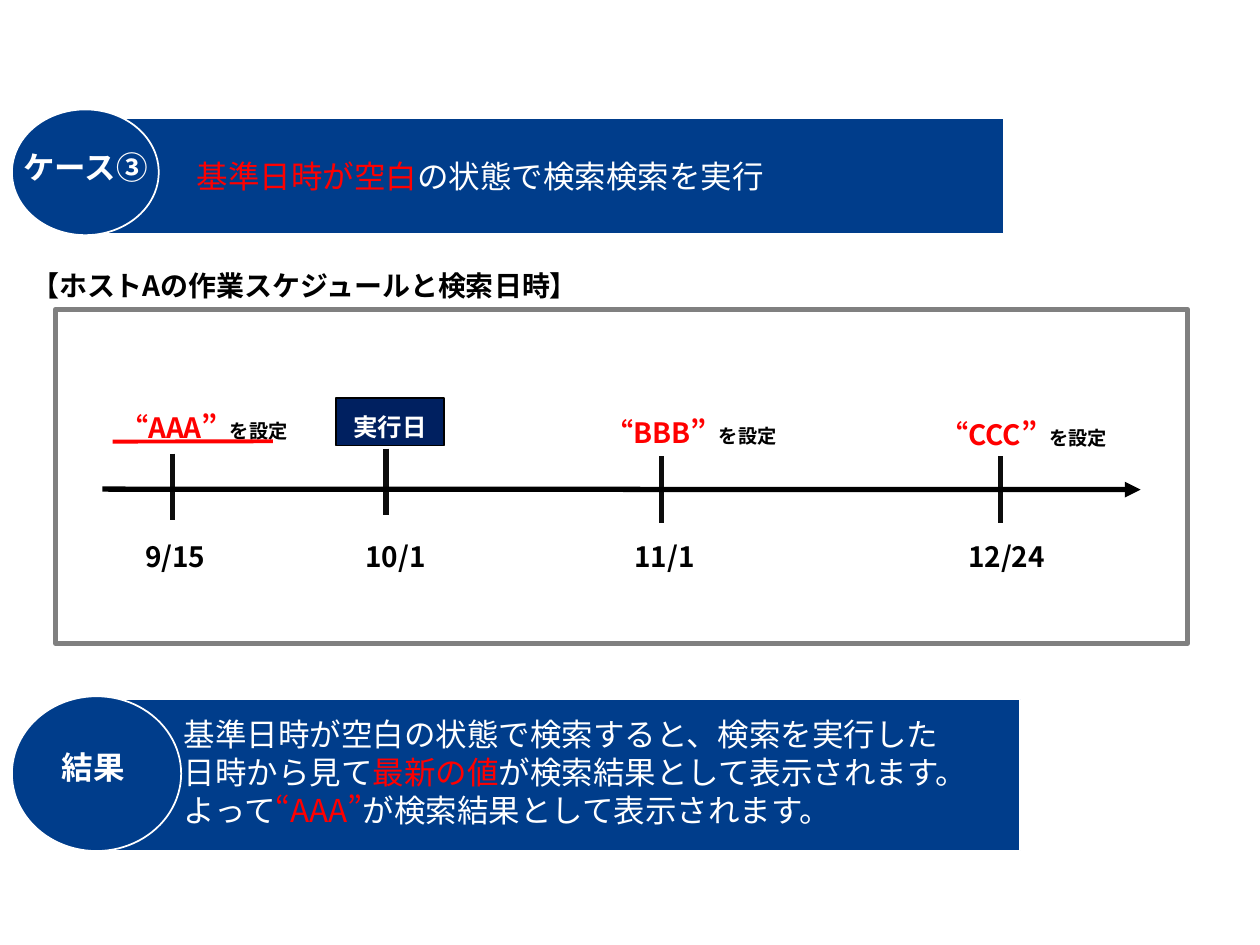
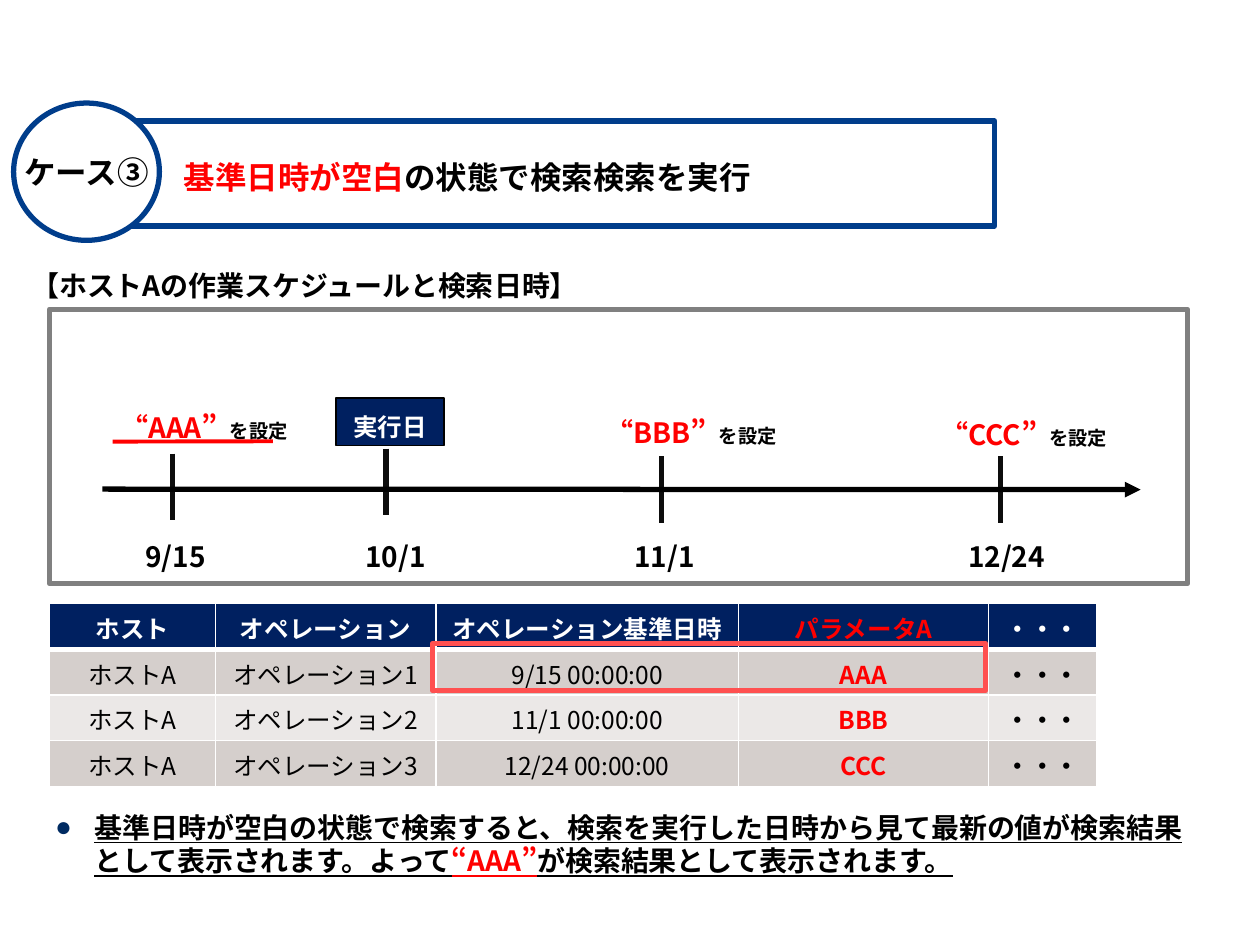
Before and after one commit to exastro-suite/it-automation-docs, a slide deck: slide 35 of asset/Learn_ja/ITA-hg-ps_classroom_lecture_ja.pptx. Drawn at 1260x945 pixels with LibreOffice and Linux fonts; fonts in the diff are those of the drawing; background and template pictures are left out. Boxes give left, top, right and bottom in pixels: in the first picture for what was removed or moved away, otherwise in the second. Text is boxed around its words. In the diff, an @@ line names an element or a change of style, - is before the commit and + after.

```diff
--- a/asset/Learn_ja/ITA-hg-ps_classroom_lecture_ja.pptx
+++ b/asset/Learn_ja/ITA-hg-ps_classroom_lecture_ja.pptx
@@ ellipse removed at box(11, 110, 159, 236) @@
@@ ellipse added at box(14, 103, 160, 241), fill #FFFFFF, outline #003D8B 3 pt, 18 pt, text #000000, bold @@
+ケース③
@@ rectangle: place and size @@
-rectangle at box(77, 118, 1004, 234)
+rectangle at box(68, 121, 995, 226)
@@ rectangle at box(68, 121, 995, 226): fill #003D8B to #FFFFFF; outline #FFFFFF 1 pt to #003D8B 3 pt @@
@@ text at box(23, 158, 116, 186): text changed @@
-ケース③
+ケース
@@ text removed at box(38, 179, 449, 205) @@
-【ホストAの作業スケジュールと指定日時】
@@ text "基準日時が空白の状態で検索検索を実行": place and size @@
-text "基準日時が空白の状態で検索検索を実行" at box(197, 161, 764, 191)
+text "基準日時が空白の状態で検索検索を実行" at box(184, 162, 751, 192)
@@ text "基準日時が空白の状態で検索検索を実行" at box(184, 162, 751, 192): text colour #FFFFFF to #000000 in "基準日時が空白の状態で検索検索を実行"; bold on @@
@@ rectangle: place and size @@
-rectangle at box(55, 309, 1187, 643)
+rectangle at box(49, 309, 1187, 583)
@@ table added at box(49, 604, 1096, 786), 4 rows, 5 columns @@
+ホスト | オペレーション | オペレーション基準日時 | パラメータA | ・・・
+ホストA | オペレーション1 | 9/15 00:00:00 | AAA | ・・・
+ホストA | オペレーション2 | 11/1 00:00:00 | BBB | ・・・
+ホストA | オペレーション3 | 12/24 00:00:00 | CCC | ・・・
@@ rectangle added at box(432, 644, 985, 692), outline #FF5050 3 pt @@
@@ ellipse removed at box(11, 697, 180, 852) @@
@@ rectangle removed at box(97, 699, 1021, 850) @@
@@ text "基準日時が空白の状態で検索すると、検索を実行した日時から見て最新の値が検索結果として表示されます。よって“AAA”が検索 ...": place and size @@
-text "基準日時が空白の状態で検索すると、検索を実行した日時から見て最新の値が検索結果として表示されます。よって“AAA”が検索 ..." at box(184, 719, 967, 825)
+text "基準日時が空白の状態で検索すると、検索を実行した日時から見て最新の値が検索結果として表示されます。よって“AAA”が検索 ..." at box(94, 814, 1182, 877)
@@ text "基準日時が空白の状態で検索すると、検索を実行した日時から見て最新の値が検索結果として表示されます。よって“AAA”が検索 ..." at box(94, 814, 1182, 877): size 18 to 16 pt, bold on, underline on; text colour #FFFFFF to #000000, text colour #FF0000 to #000000 in "基準日時が空白の状態で検索すると、検索を実行した日時から見て最新の値が検索結果として表示されます。よって“AAA”が検索 ..."; bullet none to ●; list level 3 to 1 in "基準日時が空白の状態で検索すると、検索を実行した日時から見て最新の値が検索結果として表示されます。よって“AAA”が検索 ..." @@
```
Also in this commit, not shown: 27 other slides changed, 1 other file.
